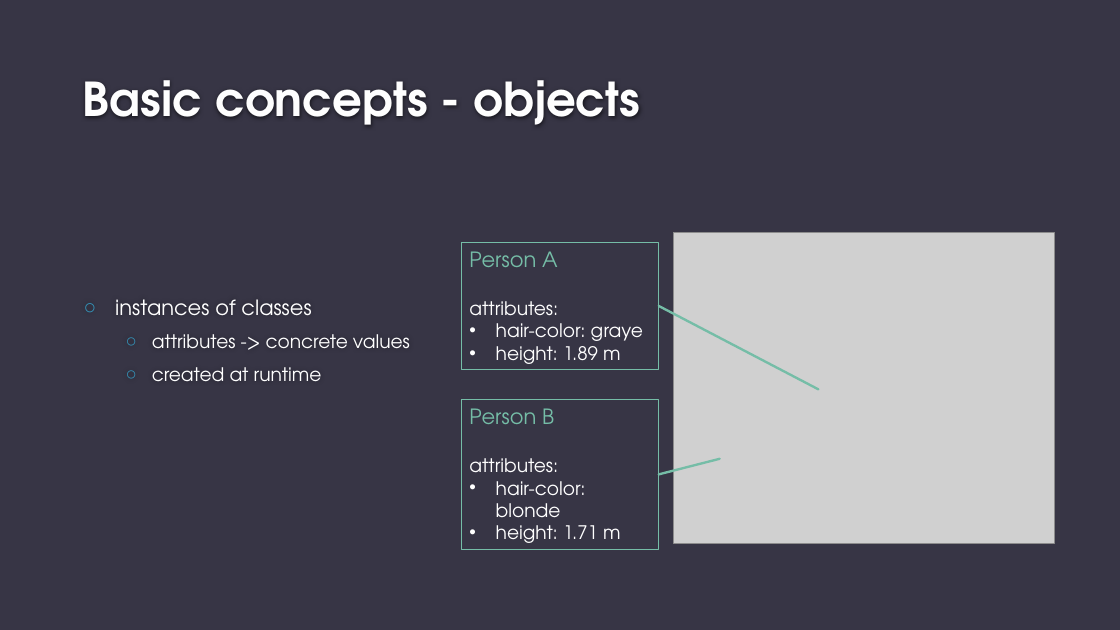
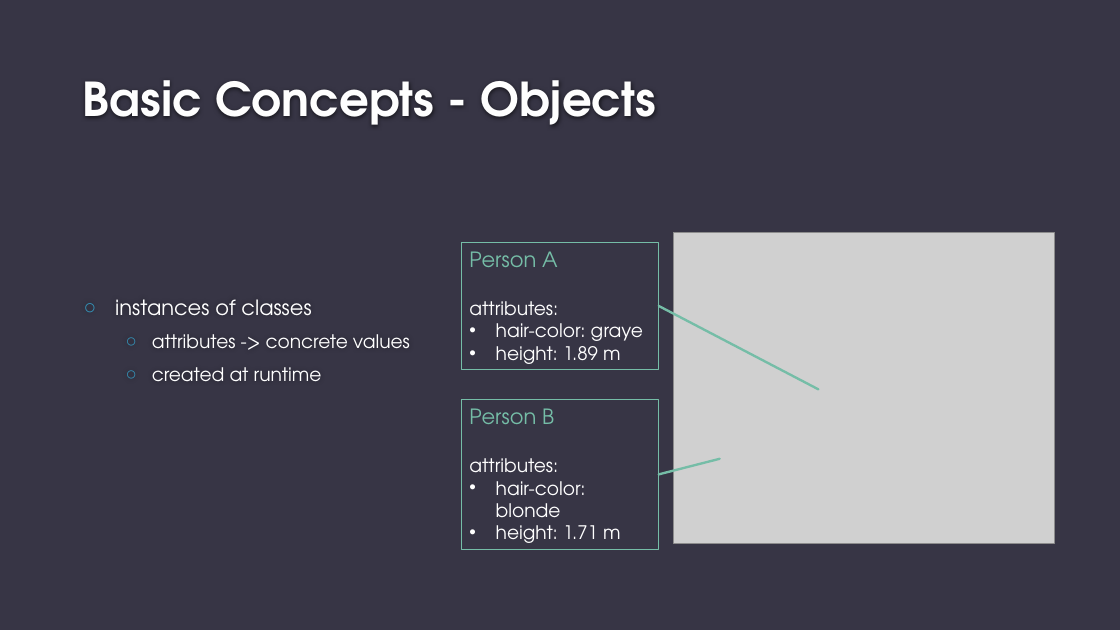
Before and after one commit to eliaruehle/py_course, a slide deck: slide 8 of presentations/LESSON_4.pptx. Drawn at 1120x630 pixels with LibreOffice and Linux fonts; fonts in the diff are those of the drawing; grey boxes stand for pictures; background and template pictures are left out. Boxes give left, top, right and bottom in pixels: in the first picture for what was removed or moved away, otherwise in the second. Text is boxed around its words. In the diff, an @@ line names an element or a change of style, - is before the commit and + after.

```diff
--- a/presentations/LESSON_4.pptx
+++ b/presentations/LESSON_4.pptx
@@ title at (x1=83, y1=80, x2=656, y2=125): text changed @@
-Basic concepts - objects
+Basic Concepts - Objects
```
Also in this commit, not shown: 8 other slides changed.
